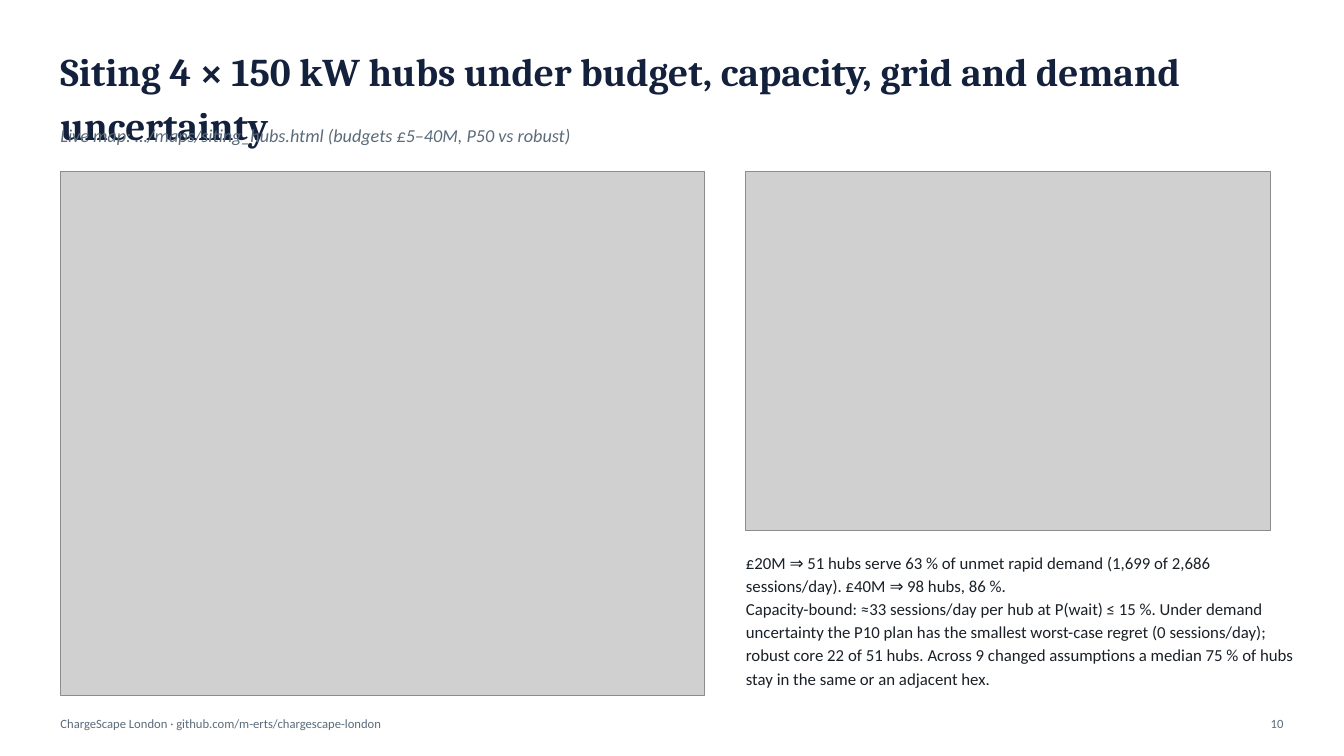
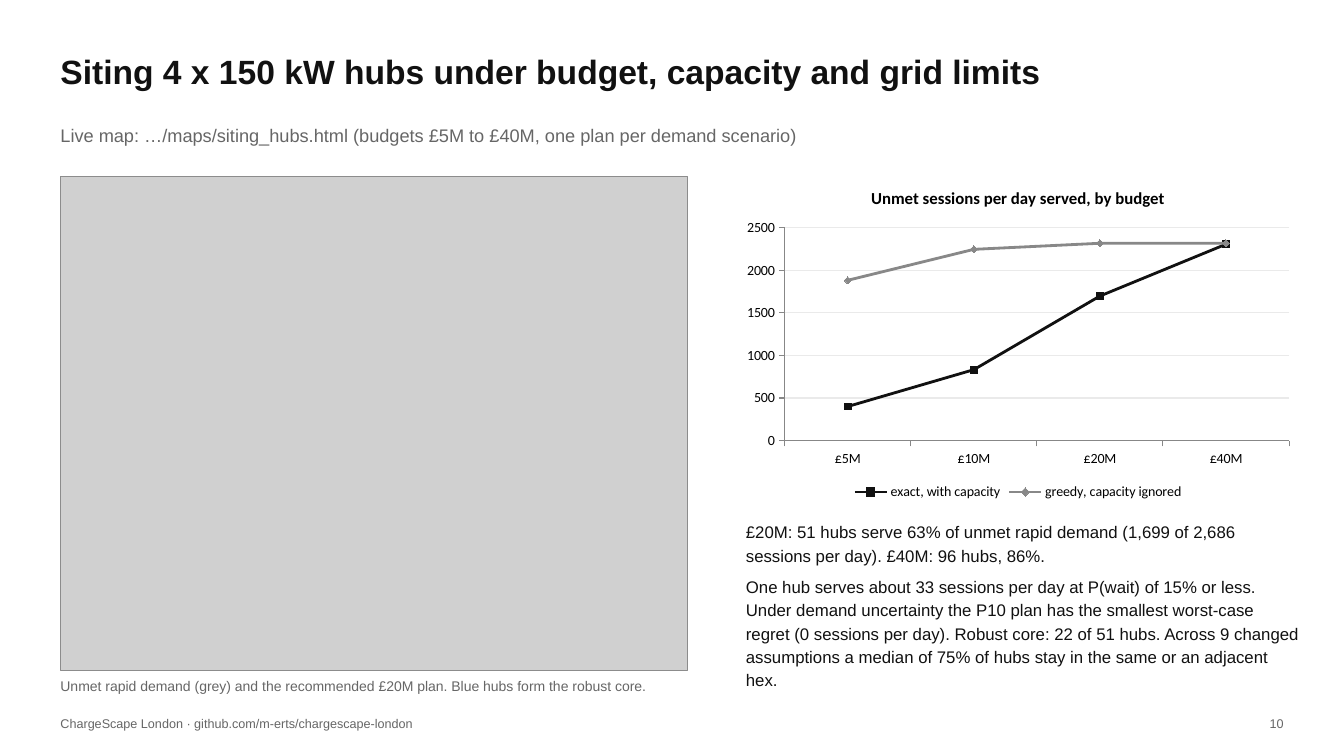
Before and after one commit to m-erts/chargescape-london, a slide deck: slide 10 of reports/ChargeScape_London.pptx. Drawn at 1344x756 pixels with LibreOffice and Linux fonts; fonts in the diff are those of the drawing; grey boxes stand for pictures. Boxes give left, top, right and bottom in pixels: in the first picture for what was removed or moved away, otherwise in the second. Text is boxed around its words. In the diff, an @@ line names an element or a change of style, - is before the commit and + after.

```diff
--- a/reports/ChargeScape_London.pptx
+++ b/reports/ChargeScape_London.pptx
@@ text at box(60, 59, 1040, 91): text changed; size 28 to 24 pt; font Cambria to Arial; text colour #14213D to #111111 @@
-Siting 4 × 150 kW hubs under budget, capacity, grid and demand uncertainty
+Siting 4 x 150 kW hubs under budget, capacity and grid limits
@@ text at box(60, 129, 797, 146): text changed; font Calibri to Arial; text colour #5B6B7A to #666666; italic off @@
-Live map: …/maps/siting_hubs.html (budgets £5–40M, P50 vs robust)
+Live map: …/maps/siting_hubs.html (budgets £5M to £40M, one plan per demand scenario)
@@ picture: place and size @@
-picture at box(60, 171, 705, 696)
+picture at box(60, 176, 688, 670)
@@ line chart added at box(736, 171, 1301, 504) @@
+title "Unmet sessions per day served, by budget"
+categories: £5M, £10M, £20M, £40M
+exact, with capacity: 400, 830, 1700, 2310
+greedy, capacity ignored: 1880, 2250, 2320, 2320
@@ picture removed at box(746, 171, 1270, 530) @@
@@ text at box(746, 526, 1298, 686): text changed; font Calibri to Arial; text colour #1A2027 to #111111 @@
-£20M ⇒ 51 hubs serve 63 % of unmet rapid demand (1,699 of 2,686 sessions/day). £40M ⇒ 98 hubs, 86 %.
-Capacity-bound: ≈33 sessions/day per hub at P(wait) ≤ 15 %. Under demand uncertainty the P10 plan has the smallest worst-case regret (0 sessions/day); robust core 22 of 51 hubs. Across 9 changed assumptions a median 75 % of hubs stay in the same or an adjacent hex.
+£20M: 51 hubs serve 63% of unmet rapid demand (1,699 of 2,686 sessions per day). £40M: 96 hubs, 86%.
+One hub serves about 33 sessions per day at P(wait) of 15% or less. Under demand uncertainty the P10 plan has the smallest worst-case regret (0 sessions per day). Robust core: 22 of 51 hubs. Across 9 changed assumptions a median of 75% of hubs stay in the same or an adjacent hex.
@@ text added at box(60, 681, 646, 694), 10 pt, text #666666 @@
+Unmet rapid demand (grey) and the recommended £20M plan. Blue hubs form the robust core.
@@ text "ChargeScape London · github.com/m-erts/chargescape-london" at box(60, 719, 413, 731): font Calibri to Arial, text colour #5B6B7A to #666666 @@
@@ text "10" at box(1270, 719, 1284, 728): font Calibri to Arial, text colour #5B6B7A to #666666 @@
```
Also in this commit, not shown: 14 other slides changed, 49 other files.
